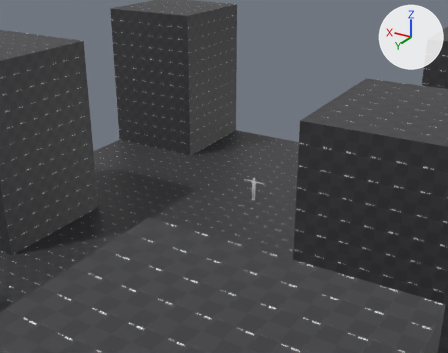
The FBX model SURVOY_ENGINE/assets/Level_0/level.fbx: old version first, new version second.
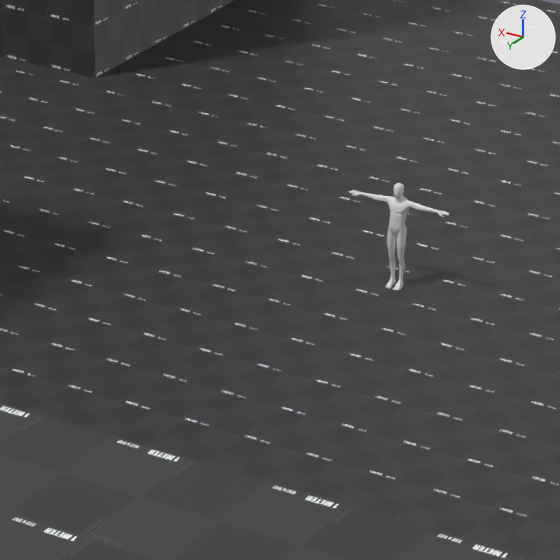
There are two pictures of each version: one from a camera (50 mm lens) standing at (-0.1869, 0.181, 0.1982) and looking at (0.0289, -0.1785, 0.0184), one close up on the part from 38% to 64% of the width and 39% to 73% of the height. Lighting does not change. The marker at upper right points along +X, +Y and +Z. Where no turn or scale is listed for an object, it has been applied to the vertices.

Before the edit, the objects in view are built like this:
```python
me_cube_039 = bpy.data.meshes.new('Cube.039')
me_cube_039.from_pydata(...)  # a box spanning x -0.04..0.04, y 0.05..0.13, z -0.08..0.08
me_cube_039.materials.append(mat_material_044)  # picture img_grey_512_png
me_cube_044 = bpy.data.meshes.new('Cube.044')
me_cube_044.from_pydata(...)  # a box spanning x -0.04..0.04, y 0.05..0.13, z -0.08..0.08
me_cube_044.materials.append(mat_material_049)  # picture img_grey_512_png
me_male_002 = bpy.data.meshes.new('male.002')
me_male_002.from_pydata(...)  # 712 vertices, 1400 faces; spans x -8.8..8.8, y -1.9..1.3, z 0.0..17.3
me_male_002.materials.append(mat_material)  # white #e7e7e7
ob_block_2_1_004 = bpy.data.objects.new('BLOCK_2_1.004', me_cube_039)
ob_block_2_1_004.location = (-0.13, 0.01, 0.04)
ob_block_2_1_009 = bpy.data.objects.new('BLOCK_2_1.009', me_cube_044)
ob_block_2_1_009.location = (0.14, -0.37, 0.04)
ob_player_start = bpy.data.objects.new('PLAYER_START', me_male_002)
ob_player_start.location = (0.01, -0.19, 0.0)
ob_player_start.rotation_euler = (0.0, 0.0, -3.142)  # degrees (0, 0, -180)
ob_player_start.scale = (0.001, 0.001, 0.001)
# also in view: 'FLOOR' at (-0.14, 0.0, 0.0)
```
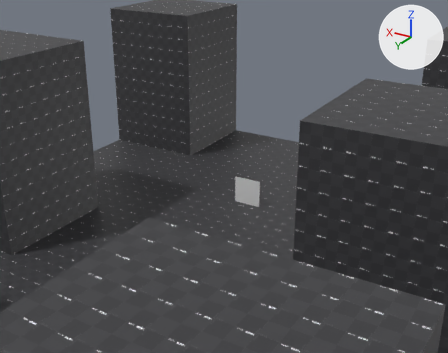
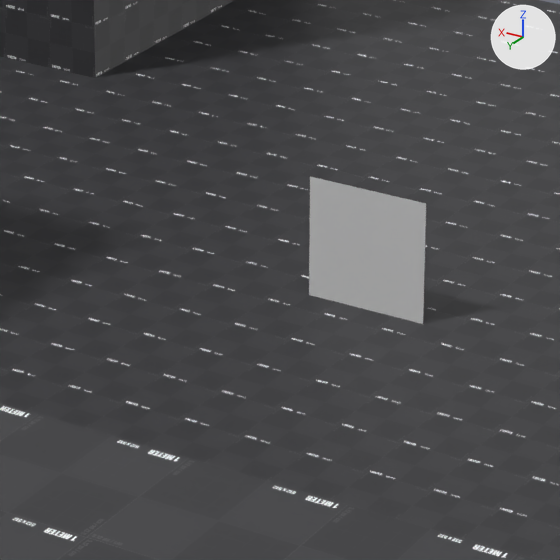
Pixel boxes [x1, y1, x2, y2] of what changed, in the close-ups (560 x 560 px):
'PLAYER_START', reshaped, moved, turned, rescaled: before [349, 183, 449, 291]; after [309, 177, 426, 324]

The change in detail:
me_male_002 is used by ob_player_start; location (0.01, -0.19, 0.0); rotation (0.0, 0.0, -3.142), in degrees (0, 0, -180); scale (0.001, 0.001, 0.001).
me_male_002 had 712 vertices, 1400 faces and spanned x -8.8..8.8, y -1.9..1.3, z 0.0..17.3.
me_male_002 no longer uses material mat_material (white #e7e7e7).
me_male_002 now has 4 vertices, 2 faces and spans x -1.0..1.0, y -1.0..1.0, z 0.0.
me_male_002 part 1: 712 vertices removed from x -8.8..8.8, y -1.9..1.3, z 0.0..17.3; 4 vertices added at x -1.0..1.0, y -1.0..1.0, z 0.0.
Object 'PLAYER_START' (ob_player_start) moves from (0.01, -0.19, 0.0) to (0.01, -0.18, 0.01).
Object 'PLAYER_START' (ob_player_start) turns from (0, 0, -180) to (90, 0, 0) degrees about x, y and z.
Object 'PLAYER_START' (ob_player_start) is rescaled from (0.001, 0.001, 0.001) to (0.01, 0.01, 0.01).
